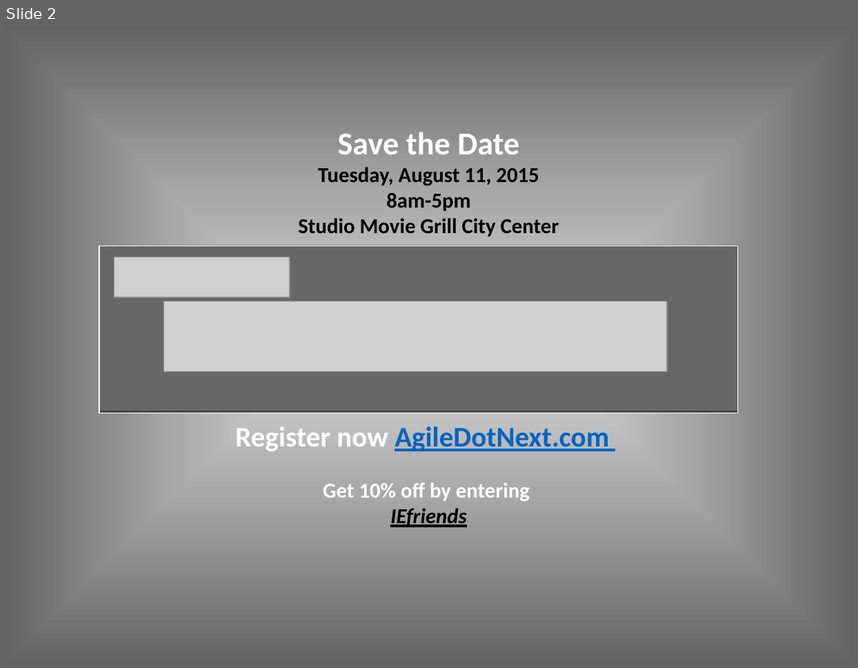
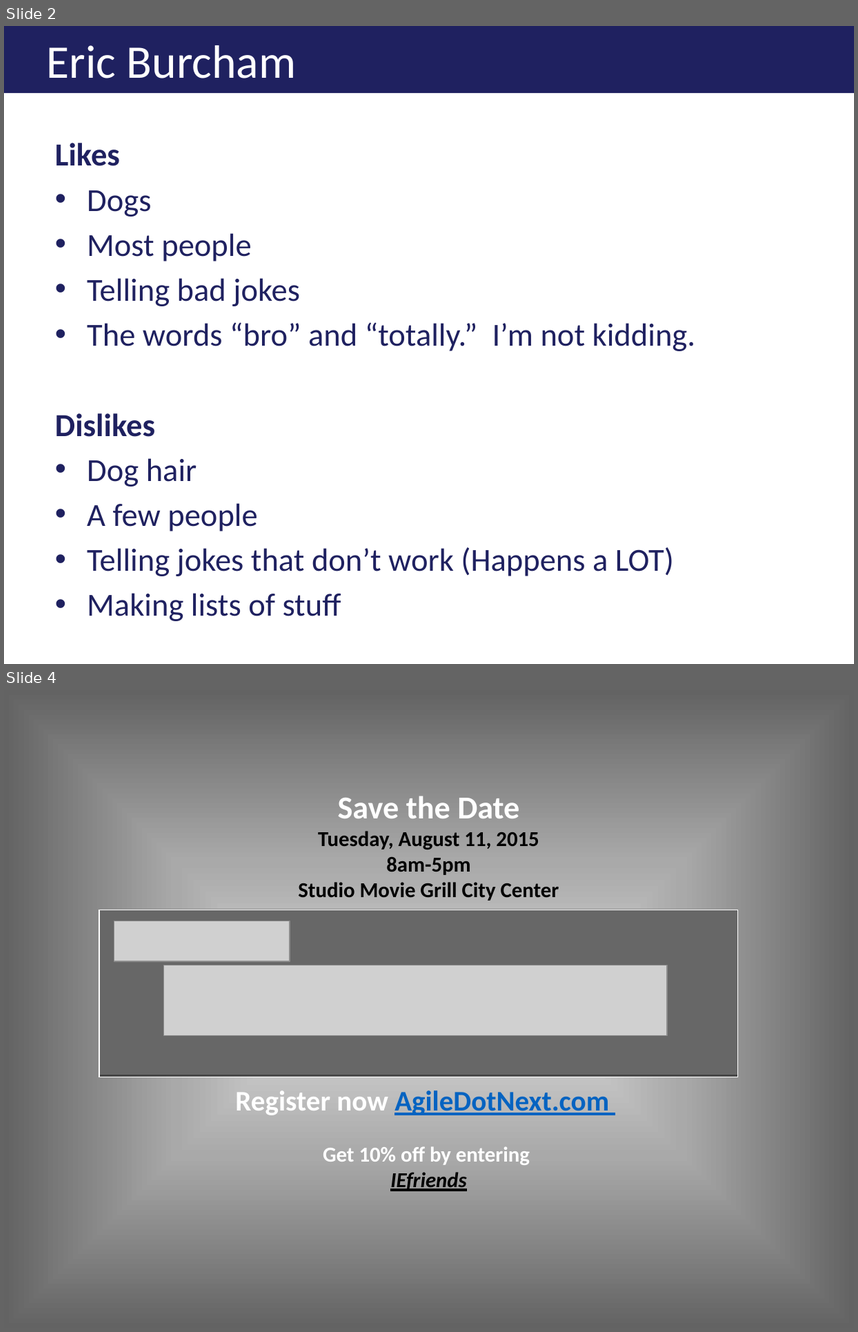
Before and after one commit to ericburcham/THasyINKnc, a slide deck: Presentation/THasINKync.pptx. Shown one above the other, each under a label of ours: slide 2 before the commit, slides 2 and 4 after it; the slides between them are not shown. The pictures are 858x668 and 858x1332 pixels, drawn with LibreOffice and Linux fonts; fonts in the diff are those of the drawing; grey boxes stand for pictures; background and template pictures are left out. Boxes give left, top, right and bottom in pixels: in the first picture for what was removed or moved away, otherwise in the second. Text is boxed around its words. In the diff, an @@ line names an element or a change of style, - is before the commit and + after.

```diff
--- a/Presentation/THasINKync.pptx
+++ b/Presentation/THasINKync.pptx
@@ slide 2 added at (4,26,854,664), background #FFFFFF @@
@@ title added at (4,26,854,93), fill #1F2160, 39.6 pt, text #FFFFFF @@
+Eric Burcham
@@ text added at (55,143,695,621), 27.2 pt, text #1F2160 @@
+Likes
+• Dogs
+• Most people
+• Telling bad jokes
+• The words “bro” and “totally.” I’m not kidding.
+Dislikes
+• Dog hair
+• A few people
+• Telling jokes that don’t work (Happens a LOT)
+• Making lists of stuff
@@ what was slide 2 is now slide 4 @@
```
Also in this commit, not shown: 1 slide changed, 2 other slides added, 1 slide removed.
